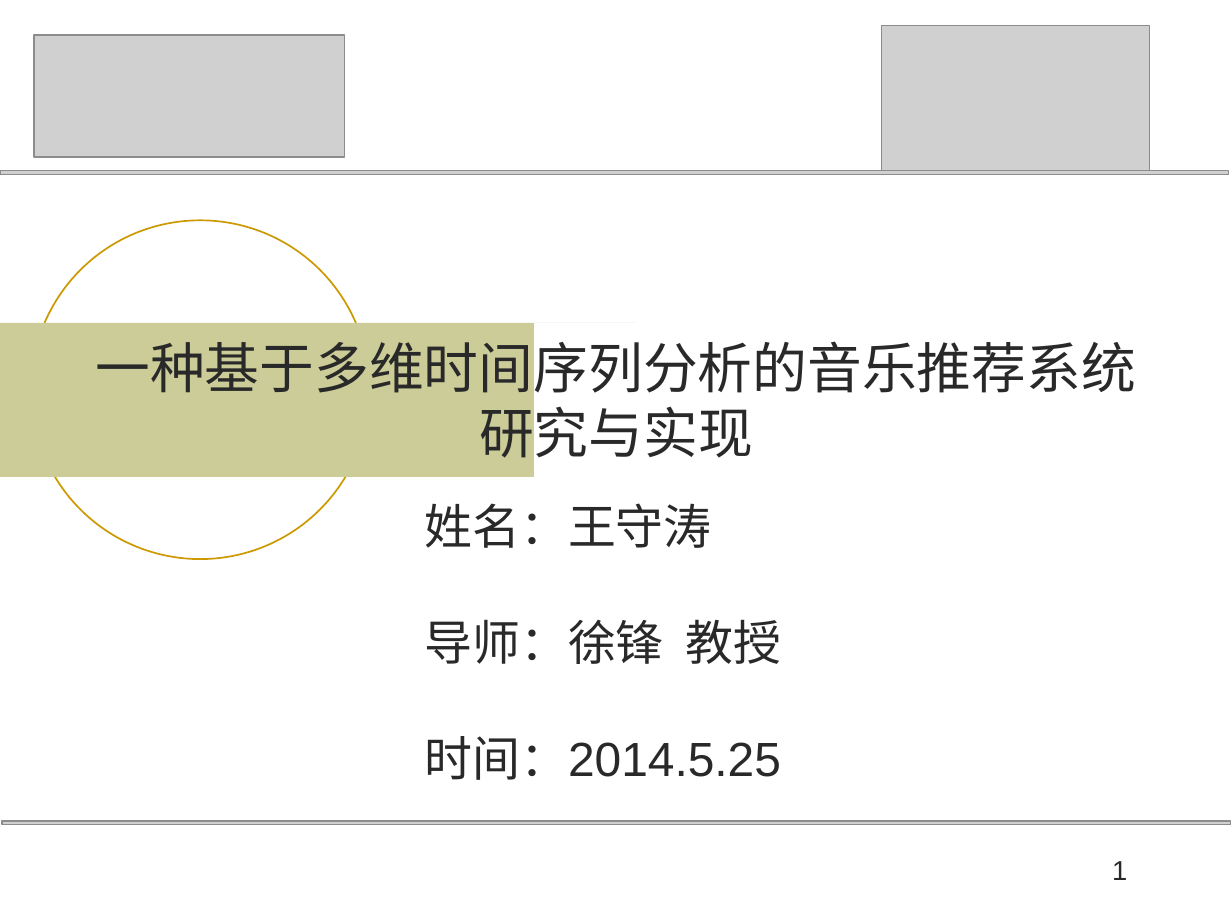
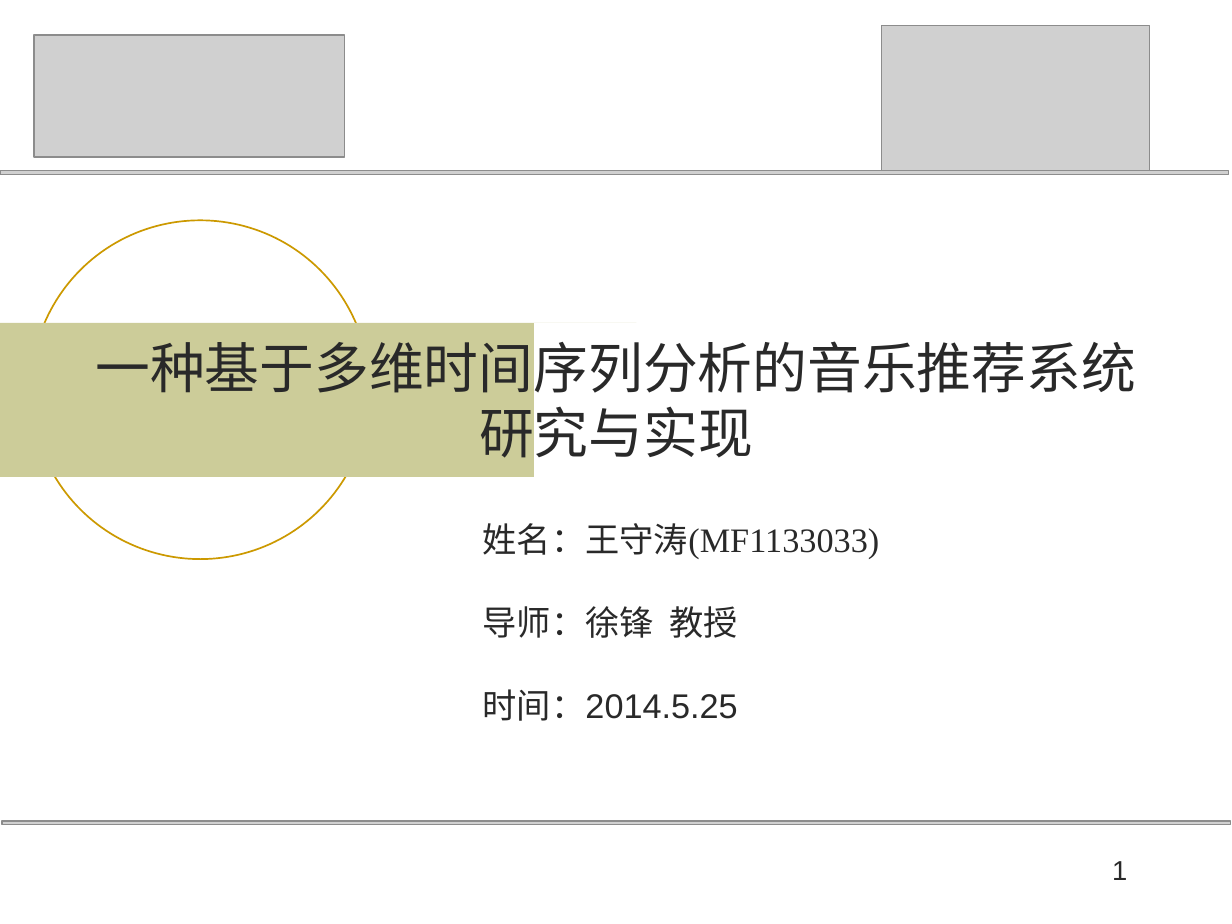
Before and after one commit to wwssttt/NJUThesis, a slide deck: slide 1 of 答辩准备/一种基于时间序列分析的个性化音乐推荐系统及其实现.ppt. Drawn at 1232x924 pixels with LibreOffice and Linux fonts; fonts in the diff are those of the drawing; grey boxes stand for pictures. Boxes give left, top, right and bottom in pixels: in the first picture for what was removed or moved away, otherwise in the second. Text is boxed around its words. In the diff, an @@ line names an element or a change of style, - is before the commit and + after.

```diff
--- a/答辩准备/一种基于时间序列分析的个性化音乐推荐系统及其实现.ppt
+++ b/答辩准备/一种基于时间序列分析的个性化音乐推荐系统及其实现.ppt
@@ subtitle "姓名：王守涛(MF1133033)": place and size @@
-subtitle "姓名：王守涛(MF1133033)" at [425,503,781,780]
+subtitle "姓名：王守涛(MF1133033)" at [483,523,880,721]
@@ subtitle at [483,523,880,559]: text changed; size 28 to 20 pt; font Arial to Times New Roman @@
-姓名：王守涛
+姓名：王守涛(MF1133033)
@@ subtitle at [483,606,738,721]: size 28 to 20 pt in "导师：徐锋 教授", "时间：2014.5.25"; less space between paragraphs @@
```
Also in this commit, not shown: 5 other slides changed, 3 other files.
